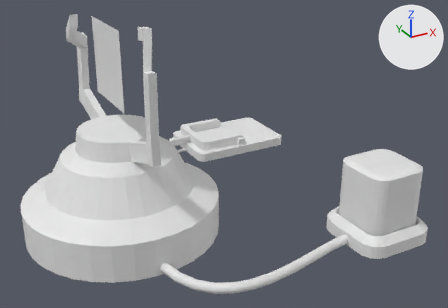
Renders of the Blender file Models/Spin_Device/MAIN_device.blend from each side of a commit.
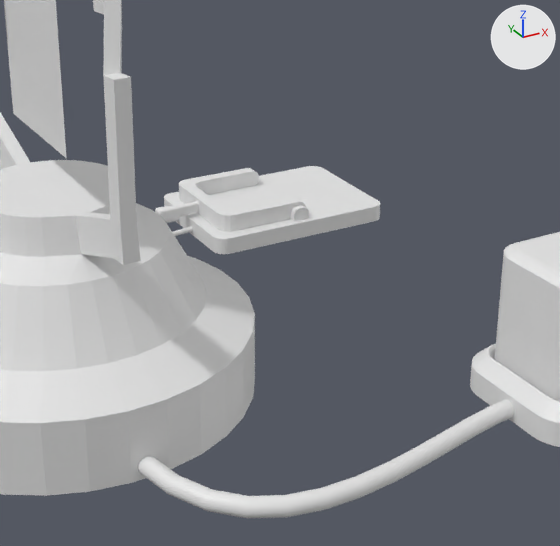
Each version is shown whole from a 50 mm camera at (-1.12, -3.39, 2.04) aimed at (0.66, -0.15, 0.42), then close up on the part from 20% to 83% of the width and 11% to 100% of the height. The axes (+X, +Y, +Z) are drawn at upper right. The lights are the same throughout.
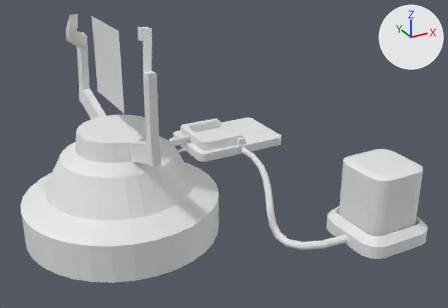
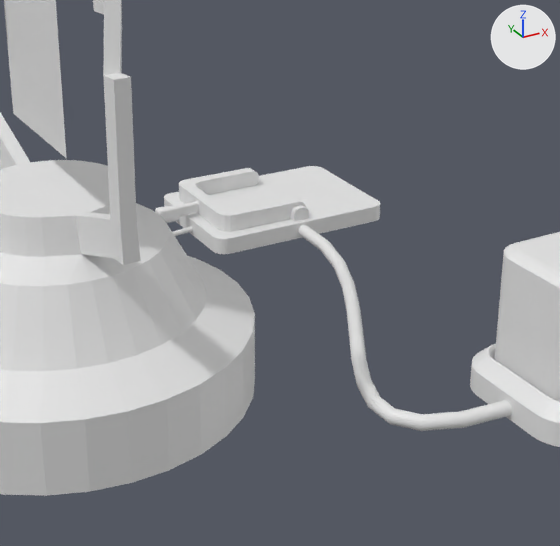
Commit message: Added Device power blend, but it's supposed to be for the main device

Boxes (x1, y1, x2, y2) around the edits, measured in the close-ups (560 x 546 px):
```json
{"object": "BezierCurve", "change": "reshaped", "before": [138, 399, 514, 518], "after": [298, 225, 512, 431], "on screen": "43% narrower, 73% taller"}
```

Edits to the scene script, one JSON object a line:
```json
{"block": "cu_beziercurve", "where": "_sp = cu_beziercurve.splines.new('BEZIER'); _sp.bezier_points.add(1)"}
{"op": "remove", "block": "cu_beziercurve", "code": "_sp.bezier_points.foreach_set('co', [-0.25, 0.225, 0.0241, 0.887, -0.0574, 0.0218])"}
{"op": "remove", "block": "cu_beziercurve", "code": "_sp.bezier_points.foreach_set('handle_left', [-0.304, 0.736, 0.0241, 0.566, -0.0598, 0.0218])"}
{"op": "remove", "block": "cu_beziercurve", "code": "_sp.bezier_points.foreach_set('handle_right', [-0.175, -0.493, 0.0241, 1.145, -0.0556, 0.0218])"}
{"op": "add", "block": "cu_beziercurve", "code": "_sp.bezier_points.foreach_set('co', [1.003, 1.442, 0.0241, 0.887, -0.0574, 0.0218])"}
{"op": "add", "block": "cu_beziercurve", "code": "_sp.bezier_points.foreach_set('handle_left', [0.95, 1.952, 0.0241, -0.0567, -0.0598, 0.0218])"}
{"op": "add", "block": "cu_beziercurve", "code": "_sp.bezier_points.foreach_set('handle_right', [1.078, 0.723, 0.0241, 1.145, -0.0568, 0.0218])"}
{"op": "set", "path": "cu_beziercurve.bevel_depth", "old": "0.03", "new": "0.025"}
```
